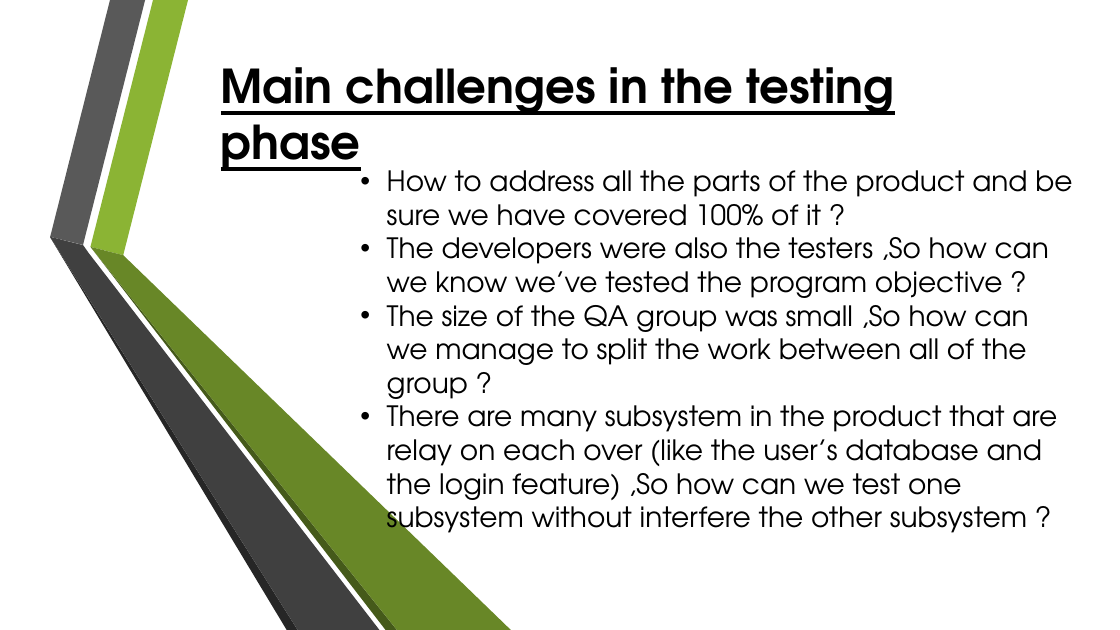
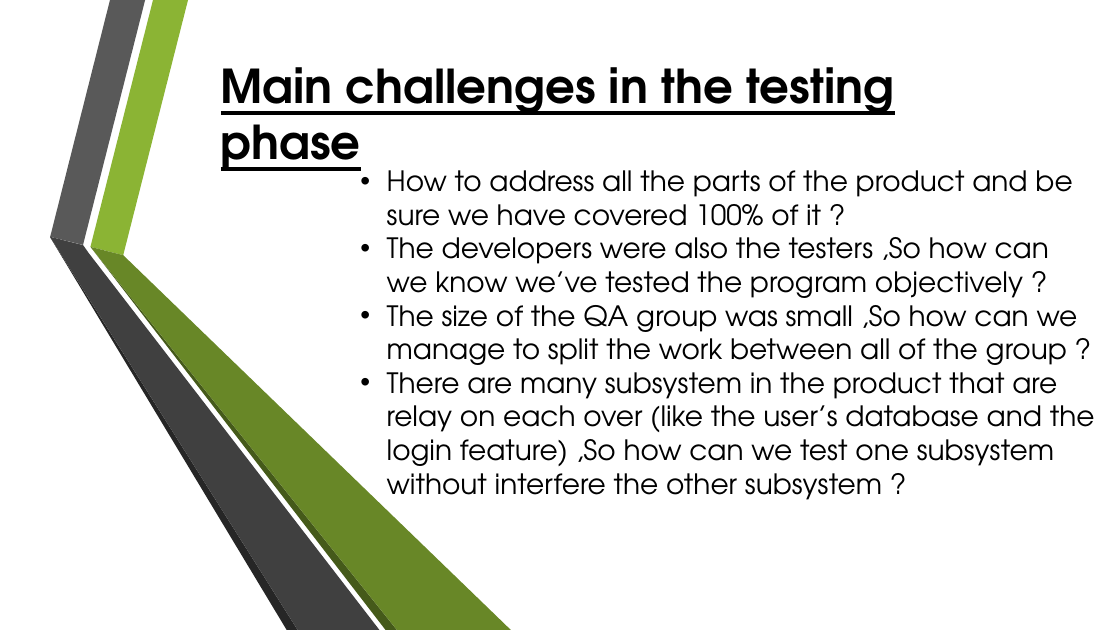
Before and after one commit to SCE-SWE-2018-G3/ticket-management-system, a slide deck: slide 10 of Presentation/TicketMan®.pptx. Drawn at 1120x630 pixels with LibreOffice and Linux fonts; fonts in the diff are those of the drawing; background and template pictures are left out. Boxes give left, top, right and bottom in pixels: in the first picture for what was removed or moved away, otherwise in the second. Text is boxed around its words. In the diff, an @@ line names an element or a change of style, - is before the commit and + after.

```diff
--- a/Presentation/TicketMan®.pptx
+++ b/Presentation/TicketMan®.pptx
@@ text at (387,237,1049,298): text changed @@
-• The developers were also the testers ,So how can we know we’ve tested the program objective ?
+• The developers were also the testers ,So how can we know we’ve tested the program objectively ?
```
Also in this commit, not shown: 8 other slides changed, 1 other file.
